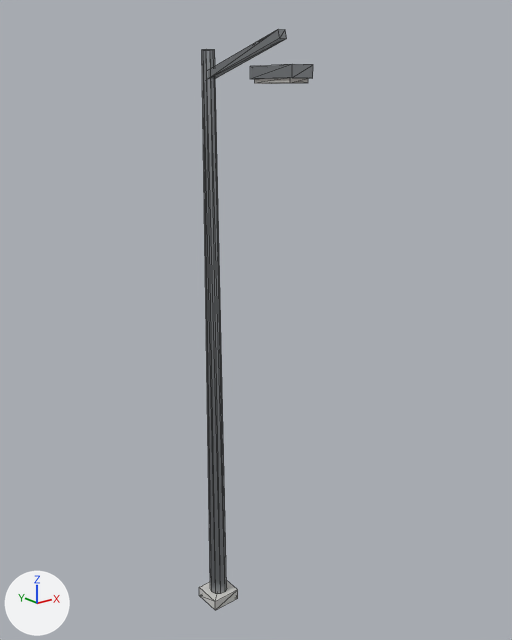
The glTF model public/models/props/lamp_arterial.glb: old version first, new version second.
Both versions are drawn from a 50 mm lens placed at (-5.47, -7.79, 7.59), pointed at (0.21, -0.7, 4.75). The axes (+X, +Y, +Z) are drawn at lower left. The lights are the same throughout. The first picture is the older version. Mesh edges are drawn as thin lines. Vertices at exactly the same position are counted once.

Names of what the first picture shows: 'props_lamp_arterial'.
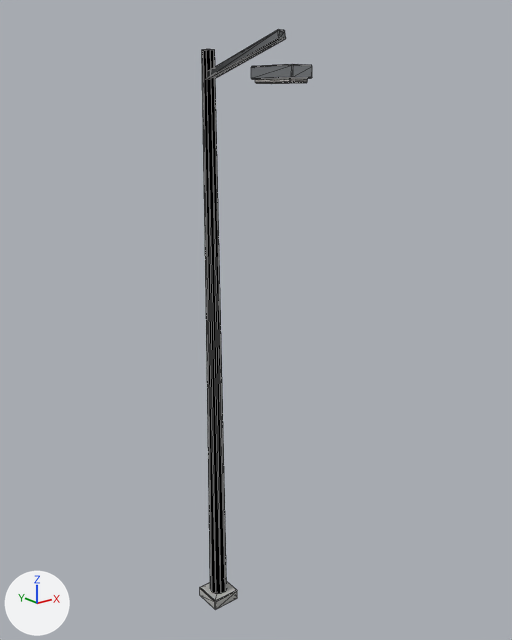
Location of each change, [x1, y1, x2, y2] in pixels of the pictures (512 x 640 px):
'props_lamp_arterial', recoloured, reshaped, rescaled: before [199, 29, 313, 610]; after [200, 29, 312, 610]

What changed in the scene script:
```text
Change mat_concrete_cast:
    where n0 = _N.new('ShaderNodeBsdfPrincipled'); n0.name = 'Principled BSDF'
    remove n0.inputs[0].default_value = (0.62, 0.62, 0.6, 1.0)  # 'Base Color', light grey #cececb
    add n2 = _N.new('ShaderNodeMix'); n2.name = 'Mix'
    add n2.data_type = 'RGBA'
    add n2.blend_type = 'MULTIPLY'
    add n2.inputs[0].default_value = 1.0  # 'Factor'
    add n2.inputs[7].default_value = (0.62, 0.62, 0.6, 1.0)  # 'B', light grey #cececb
    add n3 = _N.new('ShaderNodeVertexColor'); n3.name = 'Color Attribute'
    add _L.new(n2.outputs[2], n0.inputs[0])  # 'Result' to 'Base Color'
    add _L.new(n3.outputs[0], n2.inputs[6])  # 'Color' to 'A'
Change mat_metal_painted:
    where n0 = _N.new('ShaderNodeBsdfPrincipled'); n0.name = 'Principled BSDF'
    remove n0.inputs[0].default_value = (0.38, 0.4, 0.42, 1.0)  # 'Base Color', grey #a6aaad
    add n2 = _N.new('ShaderNodeMix'); n2.name = 'Mix'
    add n2.data_type = 'RGBA'
    add n2.blend_type = 'MULTIPLY'
    add n2.inputs[0].default_value = 1.0  # 'Factor'
    add n2.inputs[7].default_value = (0.38, 0.4, 0.42, 1.0)  # 'B', grey #a6aaad
    add n3 = _N.new('ShaderNodeVertexColor'); n3.name = 'Color Attribute'
    add _L.new(n2.outputs[2], n0.inputs[0])  # 'Result' to 'Base Color'
    add _L.new(n3.outputs[0], n2.inputs[6])  # 'Color' to 'A'
Change mat_plastic_signage:
    where n0 = _N.new('ShaderNodeBsdfPrincipled'); n0.name = 'Principled BSDF'
    remove n0.inputs[0].default_value = (0.65, 0.63, 0.6, 1.0)  # 'Base Color', light grey #d3d0cb
    add n2 = _N.new('ShaderNodeMix'); n2.name = 'Mix'
    add n2.data_type = 'RGBA'
    add n2.blend_type = 'MULTIPLY'
    add n2.inputs[0].default_value = 1.0  # 'Factor'
    add n2.inputs[7].default_value = (0.65, 0.63, 0.6, 1.0)  # 'B', light grey #d3d0cb
    add n3 = _N.new('ShaderNodeVertexColor'); n3.name = 'Color Attribute'
    add _L.new(n2.outputs[2], n0.inputs[0])  # 'Result' to 'Base Color'
    add _L.new(n3.outputs[0], n2.inputs[6])  # 'Color' to 'A'
Change me_props_lamp_arterial:
    used by ob_props_lamp_arterial; location = (0.0, -0.77, 4.15); scale = (4.15, 4.15, 4.15)
    remove me_props_lamp_arterial.from_pydata(...)  # 54 vertices, 88 faces; spans x -0.05..0.05, y -0.24..0.24, z -1.0..1.0
    add me_props_lamp_arterial.from_pydata(...)  # 118 vertices, 216 faces; spans x -0.05..0.05, y -0.24..0.24, z -1.0..1.0
    me_props_lamp_arterial part 1
    2 vertices are removed from x -0.03..0.03, y -0.23, z 0.88
    36 faces are deleted
    58 vertices are added at x -0.05..0.05, y -0.24..0.24, z -1.0..1.0
    8 new vertices lie (0.06, 0.0, 0.0) away from vertices in x -0.03, y -0.24..-0.07, z 0.88..0.91
    40 new faces join them, mat_concrete_cast
    80 new faces join them, mat_metal_painted
    44 new faces join them, mat_plastic_signage
```
